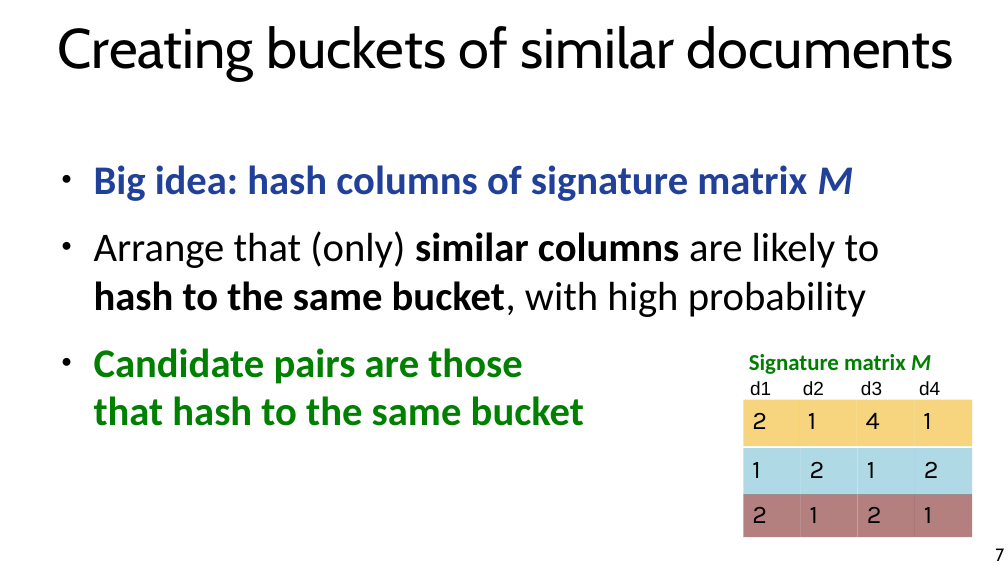
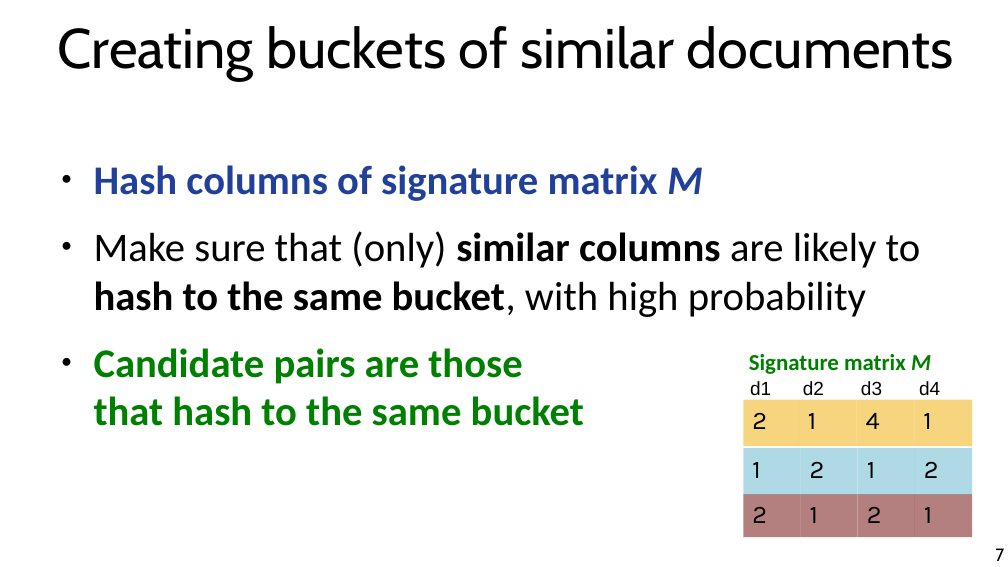
Before and after one commit to marco-calautti/data-mining-course, a slide deck: slide 7 of theory/odp/tt09_locality_sensitive_hashing.odp. Drawn at 1008x567 pixels with LibreOffice and Linux fonts; fonts in the diff are those of the drawing. Boxes give left, top, right and bottom in pixels: in the first picture for what was removed or moved away, otherwise in the second. Text is boxed around its words. In the diff, an @@ line names an element or a change of style, - is before the commit and + after.

```diff
--- a/theory/odp/tt09_locality_sensitive_hashing.odp
+++ b/theory/odp/tt09_locality_sensitive_hashing.odp
@@ text at [94,165,921,317]: text changed @@
-● Big idea: hash columns of signature matrix M
-● Arrange that (only) similar columns are likely to hash to the same bucket, with high probability
+● Hash columns of signature matrix M
+● Make sure that (only) similar columns are likely to hash to the same bucket, with high probability
```
Also in this commit, not shown: 4 other slides changed, 5 other files.
